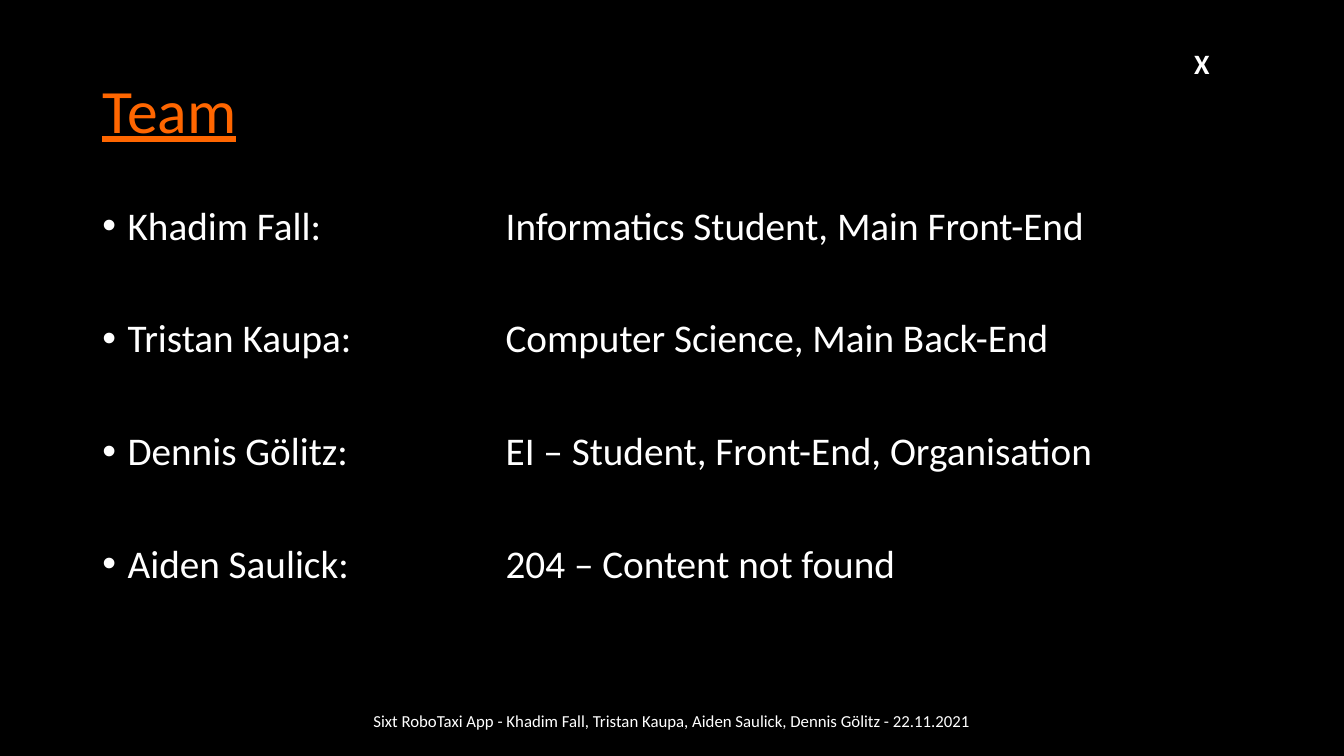
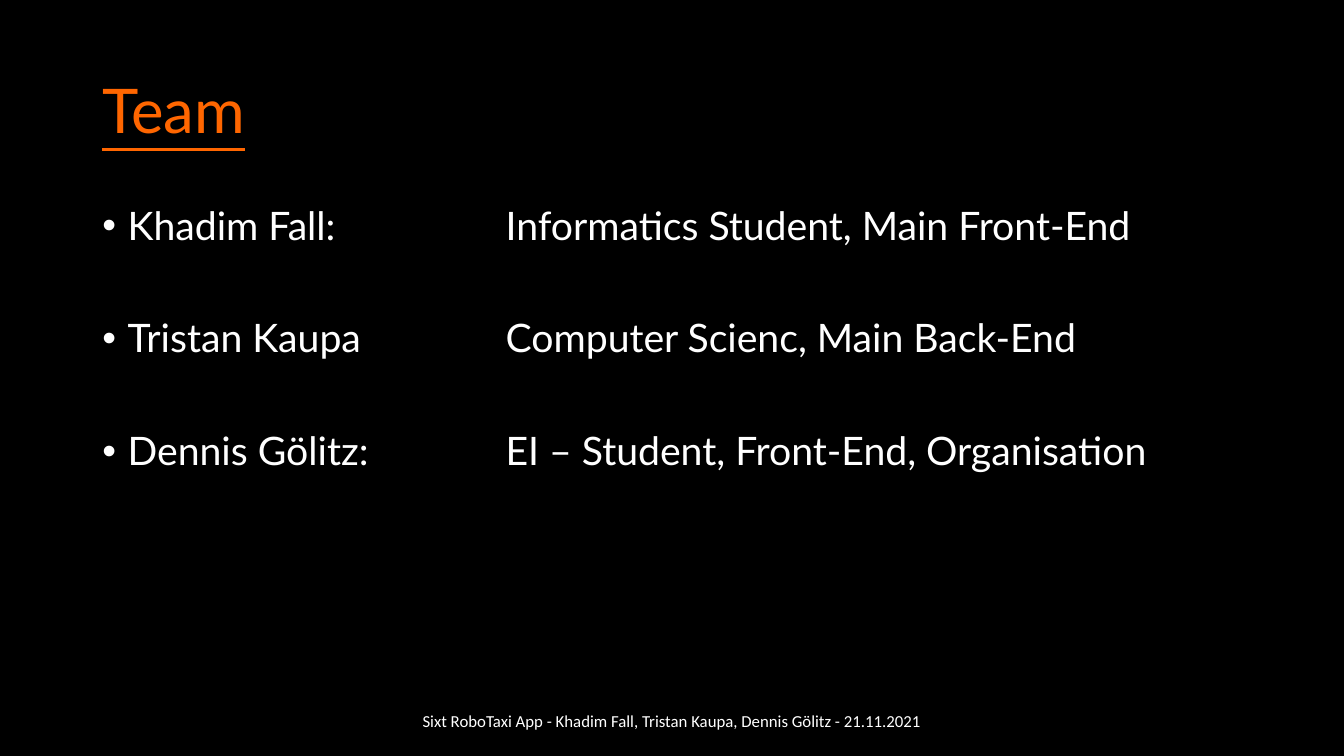
Before and after one commit to mono424/hackatum_sixt_flutter_app, a slide deck: slide 2 of Sixt_RoboTaxi_App.pptx. Drawn at 1344x756 pixels with LibreOffice and Linux fonts; fonts in the diff are those of the drawing; background and template pictures are left out. Boxes give left, top, right and bottom in pixels: in the first picture for what was removed or moved away, otherwise in the second. Text is boxed around its words. In the diff, an @@ line names an element or a change of style, - is before the commit and + after.

```diff
--- a/Sixt_RoboTaxi_App.pptx
+++ b/Sixt_RoboTaxi_App.pptx
@@ title "Team" at bbox=[102, 89, 245, 134]: font Calibri to Lato @@
@@ text removed at bbox=[1194, 55, 1209, 74] @@
-X
@@ text at bbox=[128, 211, 1146, 472]: font Calibri to Lato in "Khadim Fall: Informatics Student, Main Front-End", "Dennis Gölitz: EI – Student, Front-End, Organisation" @@
@@ text at bbox=[128, 323, 1076, 359]: text changed; font Calibri to Lato @@
-• Tristan Kaupa: Computer Science, Main Back-End
+• Tristan Kaupa Computer Scienc, Main Back-End
@@ text at bbox=[128, 550, 894, 579]: paragraph removed @@
-• Aiden Saulick: 204 – Content not found
@@ text at bbox=[423, 715, 920, 730]: text changed @@
-Sixt RoboTaxi App - Khadim Fall, Tristan Kaupa, Aiden Saulick, Dennis Gölitz - 22.11.2021
+Sixt RoboTaxi App - Khadim Fall, Tristan Kaupa, Dennis Gölitz - 21.11.2021
```
Also in this commit, not shown: 4 other slides changed, 1 slide removed.
